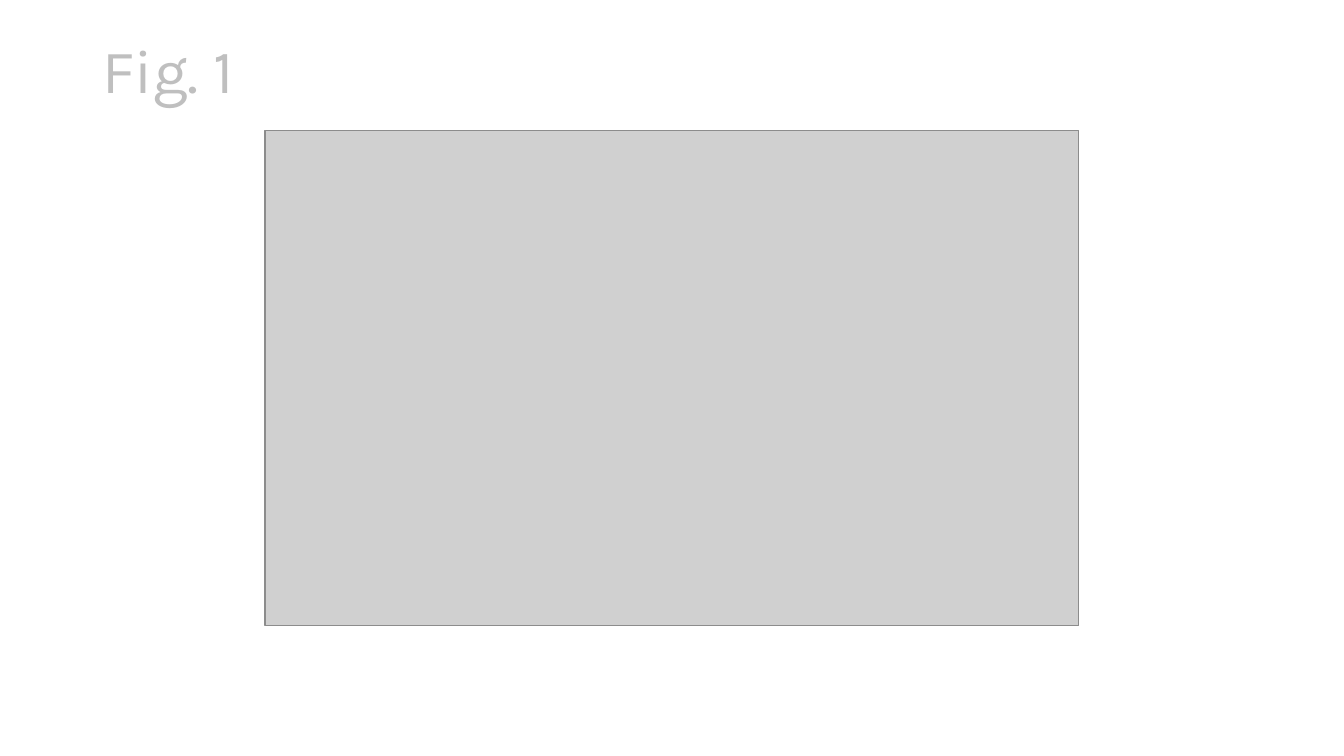
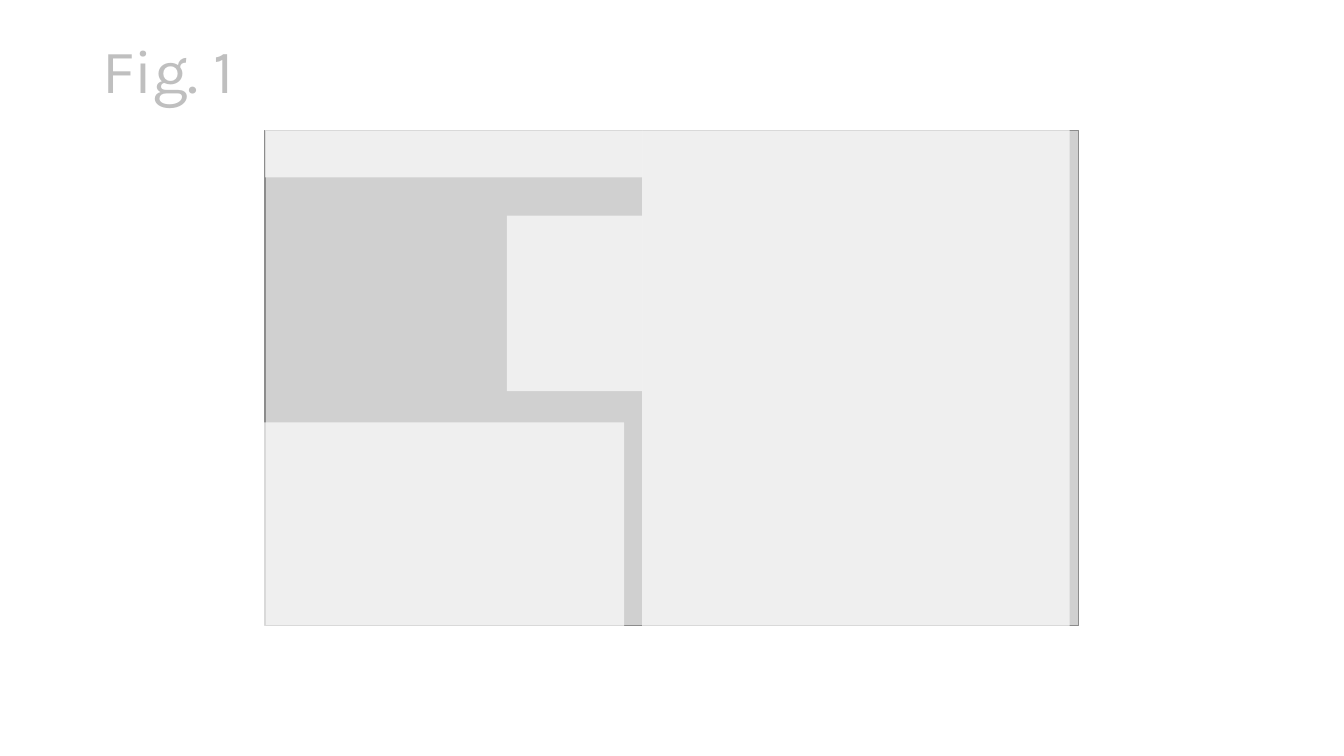
Before and after one commit to nghess/psy-507, a slide deck: slide 3 of presentation/st_yves_2023.pptx. Drawn at 1344x756 pixels with LibreOffice and Linux fonts; fonts in the diff are those of the drawing; grey boxes stand for pictures. Boxes give left, top, right and bottom in pixels: in the first picture for what was removed or moved away, otherwise in the second. Text is boxed around its words. In the diff, an @@ line names an element or a change of style, - is before the commit and + after.

```diff
--- a/presentation/st_yves_2023.pptx
+++ b/presentation/st_yves_2023.pptx
@@ rectangle added at (642,84,1070,634), fill #FFFFFF at 67% opacity @@
@@ rectangle added at (265,122,642,177), fill #FFFFFF at 67% opacity @@
@@ rectangle added at (507,216,642,391), fill #FFFFFF at 67% opacity @@
@@ rectangle added at (222,422,624,683), fill #FFFFFF at 67% opacity @@
```
Also in this commit, not shown: 3 other slides changed, 9 slides added, 7 other files.
